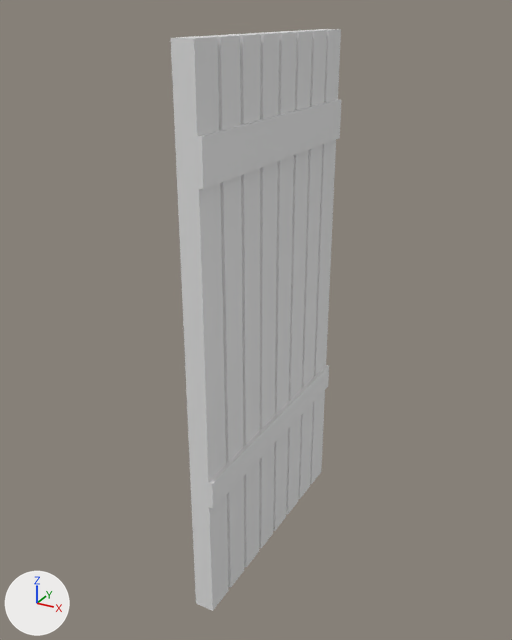
The FBX model Assets/FBX/Room/OldDoor.fbx, before and after one commit.
Both versions are drawn from a 50 mm camera at (2.29, -4.36, 2.14) aimed at (-0.07, -0.05, -0.01). Every picture has the same lights, and +X, +Y and +Z are marked at lower left. Where no turn or scale is listed for an object, it has been applied to the vertices.

Objects in the first picture: 'dood old'.
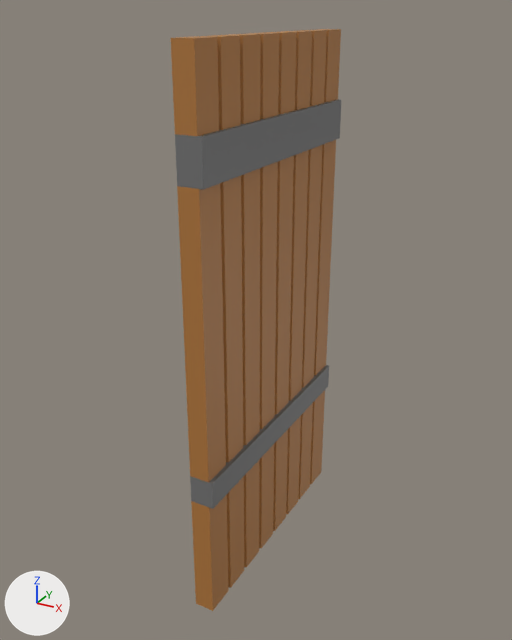
Changed parts and their boxes (x1, y1, x2, y2) in the pictures (512 x 640 px):
'dood old', recoloured
    both: (171, 29, 341, 611)
part 1 of me_cube_001, recoloured
    both: (190, 365, 329, 509)
part 2 of me_cube_001, recoloured
    both: (175, 99, 341, 190)

Patch to the scene script:
```diff
--- a/Assets/FBX/Room/OldDoor.fbx.py
+++ b/Assets/FBX/Room/OldDoor.fbx.py
@@ mat_material @@
 mat_material = principled_material('Material')
-mat_material.base_color = (0.8, 0.8, 0.8)  # white #e7e7e7
+mat_material.base_color = (0.456, 0.191, 0.045)  # orange #b4793c
@@ mat_material_002 @@
+mat_material_002 = principled_material('Material.002')
+mat_material_002.base_color = (0.176, 0.176, 0.176)  # grey #747474
@@ me_cube_001 @@
 me_cube_001.from_pydata(...)  # 368 vertices, 366 faces; spans x -0.08..0.1, y -1.0..1.0, z -2.0..2.0
 # used by ob_dood_old; location = (0.0, 0.0, 0.0)
+# me_cube_001 part 1: 92 of the faces centred in x -0.08..0.1, y -1.0..1.0, z -1.04..-0.83 switch from mat_material (white #e7e7e7) to mat_material_002 (grey #757575)
+# me_cube_001 part 2: 91 of the faces centred in x -0.08..0.1, y -1.0..1.0, z 1.2..1.49 switch from mat_material (white #e7e7e7) to mat_material_002 (grey #757575)
```
